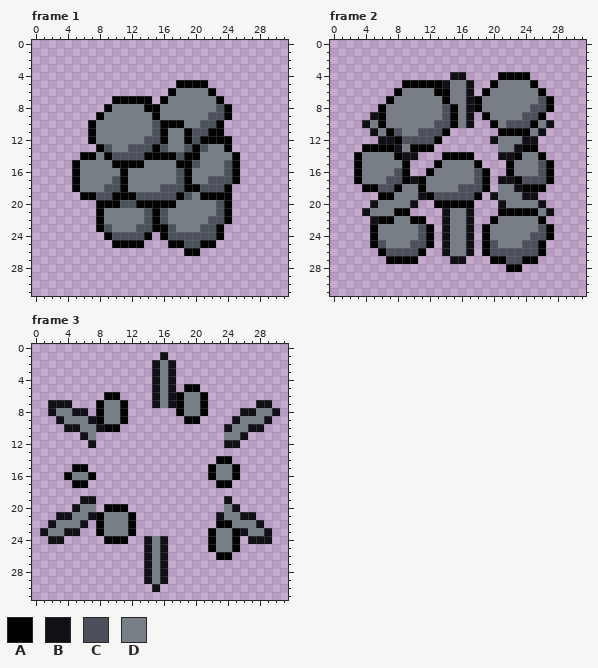
Edited in one commit: pixel-art file (assets/death.aseprite). Above is the file before it was changed.
32x32 pixels, 4 frames. Shown: frame 1, frame 2, frame 3.
Palette (. is transparent): A #000000  B #121017  C #4c505b  D #777e86
Pixels before, frame 1, first column x 5:
 5 .............AAAA....
 6 ............ADDDDA...
 7 .....AAAAA.ADDDDDDA..
 8 ....ADDDDAADDDDDDDCA.
 9 ...ADDDDDDADDDDDDCCA.
10 ..ADDDDDDDCAAADDCCA..
11 ..ADDDDDDDCADDACCAA..
12 ..ADDDDDDCCADDACAAAA.
13 ...ACDDCCCACDDCACDDA.
14 .AADACCCCAAAACAADDDDA
15 ADDDDAAAADDDDAACDDDCA
16 ADDDDDADDDDDDCADDDDCA
17 ADDDDCADDDDDDCADDCCCA
18 ADDDCCADDDDCCCAACCCA.
19 .AACCAAACCCCCACDAAAA.
20 ...AAACCAAAAADDDDDCA.
21 ...ADDDDDCACDDDDDDCA.
22 ...ADDDDDCACDDDDDCCA.
23 ...ACDDDCCAACDDDCCA..
24 ....ACCCCA.ACCCCCCA..
25 .....AAAA...AACCAA...
26 ..............AA.....
Pixels before, frame 2, first column x 3:
 4 ............BB....AAAA...
 5 ......AAAAABDDB..ADDDDA..
 6 .....ADDDDAADDB.ADDDDDDA.
 7 ....ADDDDDDADDBADDDDDDDCA
 8 ...ADDDDDDDCADBADDDDDDCCA
 9 ..BADDDDDDDCADB.ADDDDCCA.
10 .BDADDDDDDCCADB..ADCCCADB
11 ..BDACDDCCCA......AAAADB.
12 ...BBACCCCA......BDDDBB..
13 .AAAABDAAA........DDBAA..
14 ADDDDABB...AAAA...BBADDA.
15 ADDDDDA...ADDDDA...ADDDCA
16 ADDDDCA..ADDDDDCA..ADDDCA
17 ADDDCCABADDDDDDCA.BBACCCA
18 .AACCADDADDDDCCCA.DDBAAA.
19 ...AADDDBACCCCCA.BDDDBB..
20 ..BDDDDB..AAAAA...BDDDDB.
21 .BDDDAA....BDDB...AAAAADB
22 ..BAADDAA..BDDB..ADDDDDA.
23 ..ADDDDDCA.BDDB.ADDDDDDCA
24 ..ADDDDDCA.BDDB.ADDDDDCCA
25 ..ACDDDCCA.BDDB.ACDDDCCA.
26 ...ACCCCA..BDDB.ACCCCCCA.
27 ....AAAA....BB...AACCAA..
28 ...................AA....
Pixels before, frame 3, first column x 1:
 1 ...............B..............
 2 ..............BDB.............
 3 ..............BDB.............
 4 ..............BDB.............
 5 ..............BDB.AA..........
 6 ........AA....BDBADDA.........
 7 .BBB...ADDA...BDBADDA......BB.
 8 .BDDBB.ADDA......ADDA....BBDDB
 9 ..BDDDBADDA.......AA....BDDDB.
10 ...BBDDBAA.............BDDBB..
11 .....BD................DDB....
12 ......B................BB.....
13 ..............................
14 ......................AA......
15 ....AA...............ADDA.....
16 ...ADDA..............ADDA.....
17 ....AA................AA......
18 ..............................
19 .....BB................B......
20 ....BDD.AAA............DB.....
21 ..BBDDBADDDA..........BDDBB...
22 .BDDDB.ADDDA..........AADDDB..
23 BDDBB..ADDDA.........ADDABDDB.
24 .BB.....AAA..BDB.....ADDA.BBB.
25 .............BDB.....ADDA.....
26 .............BDB......AA......
27 .............BDB..............
28 .............BDB..............
29 .............BDB..............
30 ..............B...............
And afterwards:
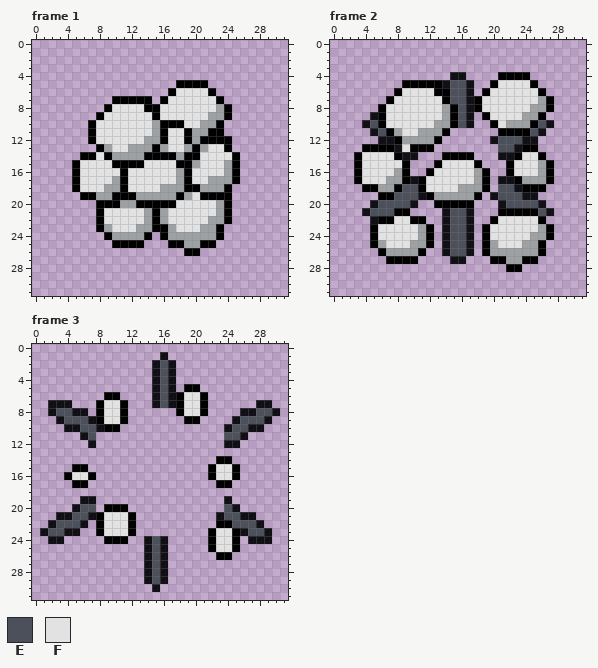
Colours new in this view: E #4c505b  F #e2e2e2
What changed:
colour C: #4c505b -> #9da1a4
Frame 1:
y 6: x 18..21 DDDD -> FFFF
y 7: x 17..22 DDDDDD -> FFFFFF
y 8: x 10..13 DDDD -> FFFF; x 16..22 DDDDDDD -> FFFFFFF
y 9: x 9..14 DDDDDD -> FFFFFF; x 16..21 DDDDDD -> FFFFFF
y 10: x 8..14 DDDDDDD -> FFFFFFF; x 19..20 DD -> FF
y 11: x 8..14 DDDDDDD -> FFFFFFF; x 17..18 DD -> FF
y 12: x 8..13 DDDDDD -> FFFFFF; x 17..18 DD -> FF
y 13: x 10..11 DD -> FF; x 17..18 DD -> FF; x 22..23 DD -> FF
y 14: x 8 D -> F; x 21..24 DDDD -> FFFF
y 15: x 6..9 DDDD -> FFFF; x 14..17 DDDD -> FFFF; x 21..23 DDD -> FFF
y 16: x 6..10 DDDDD -> FFFFF; x 12..17 DDDDDD -> FFFFFF; x 20..23 DDDD -> FFFF
y 17: x 6..9 DDDD -> FFFF; x 12..17 DDDDDD -> FFFFFF; x 20..21 DD -> FF
y 18: x 6..8 DDD -> FFF; x 12..15 DDDD -> FFFF
y 19: x 20 D -> F
y 20: x 18..22 DDDDD -> FFFFF
y 21: x 9..13 DDDDD -> FFFFF; x 17..22 DDDDDD -> FFFFFF
y 22: x 9..13 DDDDD -> FFFFF; x 17..21 DDDDD -> FFFFF
y 23: x 10..12 DDD -> FFF; x 18..20 DDD -> FFF
Frame 2:
y 5: x 15..16 DD -> EE; x 21..24 DDDD -> FFFF
y 6: x 9..12 DDDD -> FFFF; x 15..16 DD -> EE; x 20..25 DDDDDD -> FFFFFF
y 7: x 8..13 DDDDDD -> FFFFFF; x 15..16 DD -> EE; x 19..25 DDDDDDD -> FFFFFFF
y 8: x 7..13 DDDDDDD -> FFFFFFF; x 16 D -> E; x 19..24 DDDDDD -> FFFFFF
y 9: x 7..13 DDDDDDD -> FFFFFFF; x 16 D -> E; x 20..23 DDDD -> FFFF
y 10: x 5 D -> E; x 7..12 DDDDDD -> FFFFFF; x 16 D -> E; x 21 D -> F; x 26 D -> E
y 11: x 6 D -> E; x 9..10 DD -> FF; x 25 D -> E
y 12: x 21..23 DDD -> EEE
y 13: x 9 D -> F; x 21..22 DD -> EE
y 14: x 4..7 DDDD -> FFFF; x 24..25 DD -> FF
y 15: x 4..8 DDDDD -> FFFFF; x 14..17 DDDD -> FFFF; x 23..25 DDD -> FFF
y 16: x 4..7 DDDD -> FFFF; x 13..17 DDDDD -> FFFFF; x 23..25 DDD -> FFF
y 17: x 4..6 DDD -> FFF; x 12..17 DDDDDD -> FFFFFF
y 18: x 9..10 DD -> EE; x 12..15 DDDD -> FFFF; x 21..22 DD -> EE
y 19: x 8..10 DDD -> EEE; x 21..23 DDD -> EEE
y 20: x 6..9 DDDD -> EEEE; x 22..25 DDDD -> EEEE
y 21: x 5..7 DDD -> EEE; x 15..16 DD -> EE; x 26 D -> E
y 22: x 8..9 DD -> FF; x 15..16 DD -> EE; x 21..25 DDDDD -> FFFFF
y 23: x 6..10 DDDDD -> FFFFF; x 15..16 DD -> EE; x 20..25 DDDDDD -> FFFFFF
y 24: x 6..10 DDDDD -> FFFFF; x 15..16 DD -> EE; x 20..24 DDDDD -> FFFFF
y 25: x 7..9 DDD -> FFF; x 15..16 DD -> EE; x 21..23 DDD -> FFF
y 26: x 15..16 DD -> EE
Frame 3:
y 2..5: x 16 D -> E
y 6: x 16 D -> E; x 19..20 DD -> FF
y 7: x 9..10 DD -> FF; x 16 D -> E; x 19..20 DD -> FF
y 8: x 3..4 DD -> EE; x 9..10 DD -> FF; x 19..20 DD -> FF; x 28..29 DD -> EE
y 9: x 4..6 DDD -> EEE; x 9..10 DD -> FF; x 26..28 DDD -> EEE
y 10: x 6..7 DD -> EE; x 25..26 DD -> EE
y 11: x 7 D -> E; x 24..25 DD -> EE
y 15: x 23..24 DD -> FF
y 16: x 5..6 DD -> FF; x 23..24 DD -> FF
y 20: x 6..7 DD -> EE; x 24 D -> E
y 21: x 5..6 DD -> EE; x 9..11 DDD -> FFF; x 24..25 DD -> EE
y 22: x 3..5 DDD -> EEE; x 9..11 DDD -> FFF; x 25..27 DDD -> EEE
y 23: x 2..3 DD -> EE; x 9..11 DDD -> FFF; x 23..24 DD -> FF; x 27..28 DD -> EE
y 24..25: x 15 D -> E; x 23..24 DD -> FF
y 26..29: x 15 D -> E
